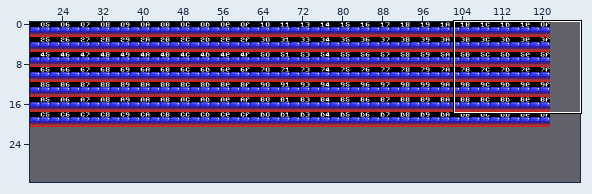
Two versions of a level (Tiled map, example/data/map/map8x8.tmx). Above, an overview of the earlier version with the close-up marked.
Close-up. First the earlier version:
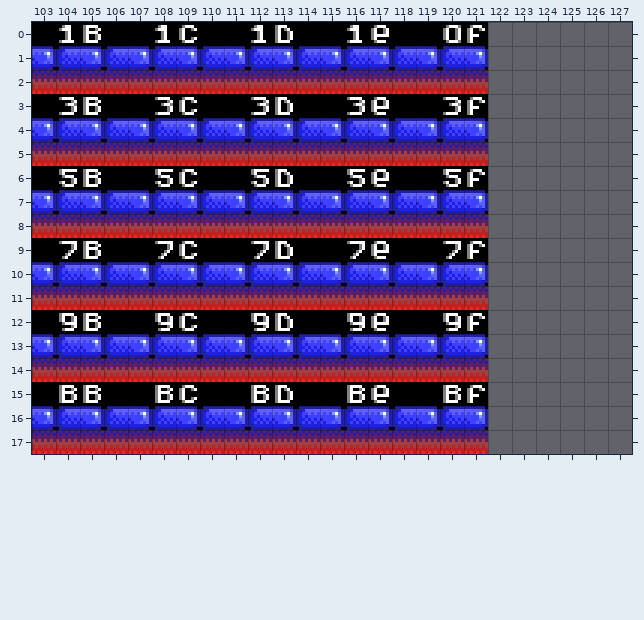
Cells are 8x8 px. Shown: x 103..127, y 0..17. The commit also changed other parts of the map, which this record leaves out. The old version is drawn lined up with the new one.
After the commit:
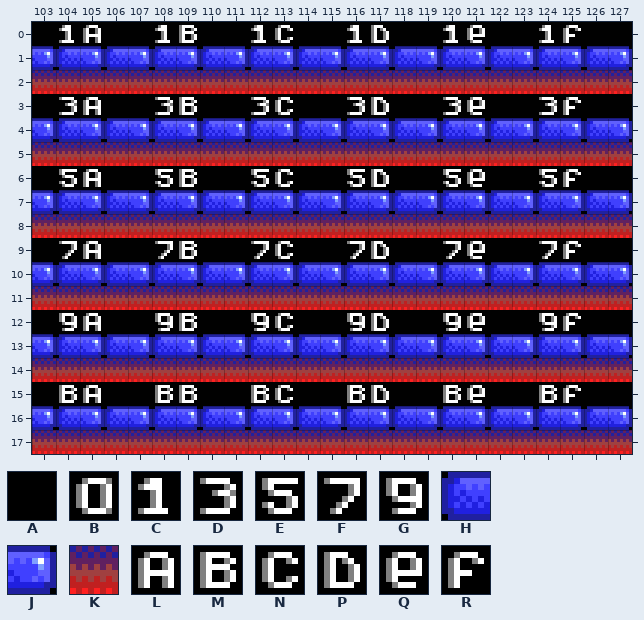
Key: from "tilesest00": A 0, B 1, C 2, D 4, E 6, F 8, G 10, H 11, J 12, K 13, L 16, M 17, N 18, P 19, Q 20, R 21.
_ is an empty cell.
Tiles of an added or newly shown layer are drawn over the layers below it.
The edit:
map size 122x21 -> 128x32 cells
Layer "Tile Layer 1" (removed):
The author cleared tile B in row 0 at x 120.
The author cleared tile M in row 0 at x 105; in row 3 at x 105; in row 6 at x 105; in row 9 at x 105; in row 12 at x 105; in row 15 at x 105.
The author cleared tile N in row 0 at x 109; in row 3 at x 109; in row 6 at x 109; in row 9 at x 109; in row 12 at x 109; in row 15 at x 109.
The author cleared tile P in row 0 at x 113; in row 3 at x 113; in row 6 at x 113; in row 9 at x 113; in row 12 at x 113; in row 15 at x 113.
The author cleared tile Q in row 0 at x 117; in row 3 at x 117; in row 6 at x 117; in row 9 at x 117; in row 12 at x 117; in row 15 at x 117.
The author cleared tile R in row 0 at x 121; in row 3 at x 121; in row 6 at x 121; in row 9 at x 121; in row 12 at x 121; in row 15 at x 121.
Layer "map00" (added):
The author put tile A in row 0 at x 122 to 123 and 126 to 127; in row 3 at x 122 to 123 and 126 to 127; in row 6 at x 122 to 123 and 126 to 127; in row 9 at x 122 to 123 and 126 to 127; in row 12 at x 122 to 123 and 126 to 127; in row 15 at x 122 to 123 and 126 to 127.
The author put tile C in row 0 at x 120 and 124.
The author put tile D in row 3 at x 124.
The author put tile E in row 6 at x 124.
The author put tile F in row 9 at x 124.
The author put tile G in row 12 at x 124.
The author put tile H in row 1 at x 122, 124 and 126; in row 4 at x 122, 124 and 126; in row 7 at x 122, 124 and 126; in row 10 at x 122, 124 and 126; in row 13 at x 122, 124 and 126; in row 16 at x 122, 124 and 126.
The author put tile J in row 1 at x 123, 125 and 127; in row 4 at x 123, 125 and 127; in row 7 at x 123, 125 and 127; in row 10 at x 123, 125 and 127; in row 13 at x 123, 125 and 127; in row 16 at x 123, 125 and 127.
The author put tile K in row 2 at x 122 to 127; in row 5 at x 122 to 127; in row 8 at x 122 to 127; in row 11 at x 122 to 127; in row 14 at x 122 to 127; in row 17 at x 122 to 127.
The author put tile L in row 0 at x 105; in row 3 at x 105; in row 6 at x 105; in row 9 at x 105; in row 12 at x 105; in row 15 at x 105.
The author put tile M in row 0 at x 109; in row 3 at x 109; in row 6 at x 109; in row 9 at x 109; in row 12 at x 109; in row 15 at x 109 and 124.
The author put tile N in row 0 at x 113; in row 3 at x 113; in row 6 at x 113; in row 9 at x 113; in row 12 at x 113; in row 15 at x 113.
The author put tile P in row 0 at x 117; in row 3 at x 117; in row 6 at x 117; in row 9 at x 117; in row 12 at x 117; in row 15 at x 117.
The author put tile Q in row 0 at x 121; in row 3 at x 121; in row 6 at x 121; in row 9 at x 121; in row 12 at x 121; in row 15 at x 121.
The author put tile R in row 0 at x 125; in row 3 at x 125; in row 6 at x 125; in row 9 at x 125; in row 12 at x 125; in row 15 at x 125.
